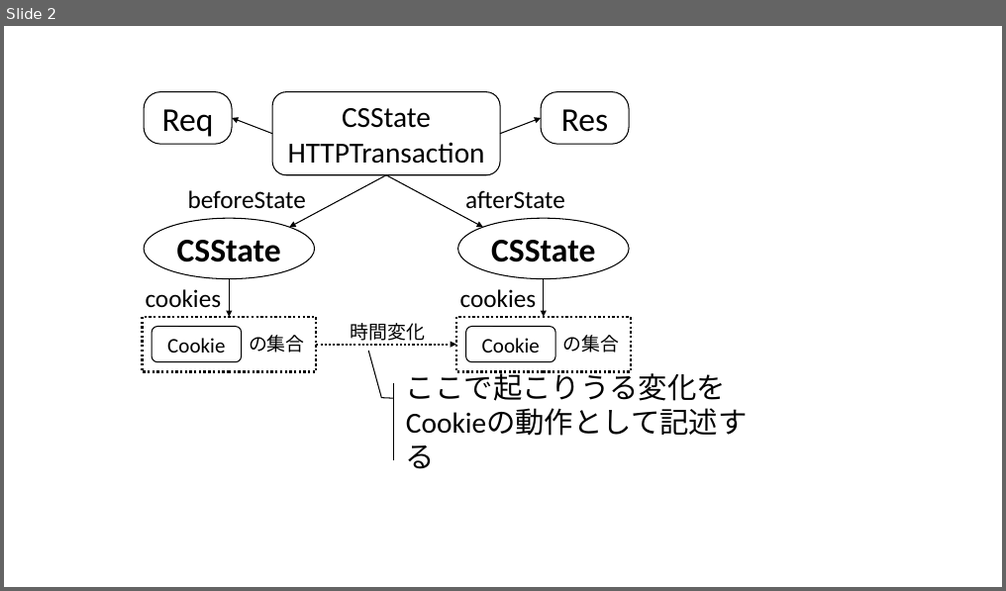
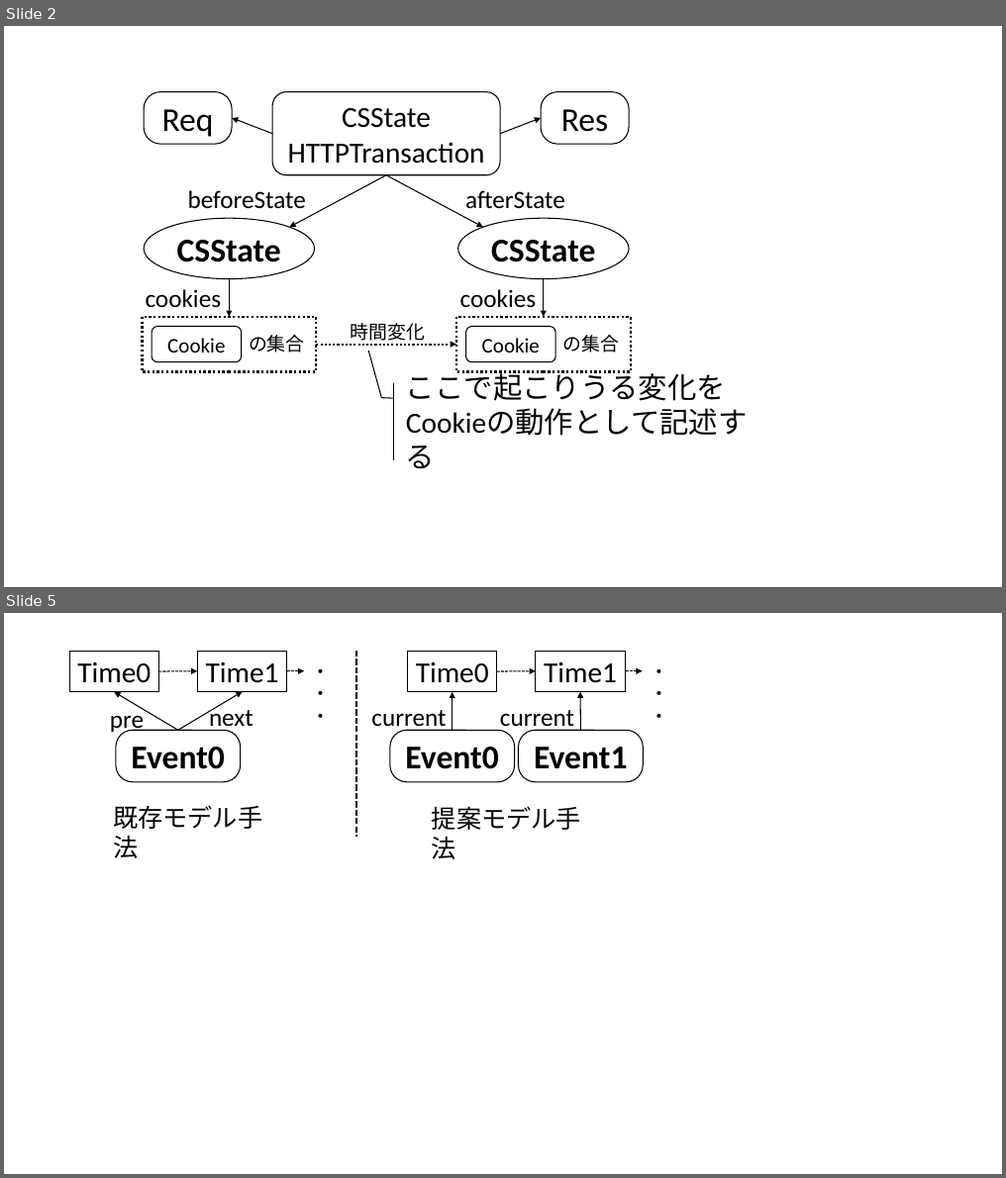
Before and after one commit to simahell/Master-Thesis, a slide deck: fig/fig.pptx. Shown one above the other, each under a label of ours: slide 2 before the commit, slides 2 and 5 after it; the slides between them are not shown. The pictures are 1006x591 and 1006x1178 pixels, drawn with LibreOffice and Linux fonts; fonts in the diff are those of the drawing. Boxes give left, top, right and bottom in pixels: in the first picture for what was removed or moved away, otherwise in the second. Text is boxed around its words. In the diff, an @@ line names an element or a change of style, - is before the commit and + after.

Commit message:
時相論理の提案記述法を記述

```diff
--- a/fig/fig.pptx
+++ b/fig/fig.pptx
@@ slide 5 added at <box>4,613,1002,1174</box>, background #FFFFFF @@
@@ rectangle added at <box>27,651,685,837</box>, fill #FFFFFF, outline #FFFFFF 1 pt @@
@@ rectangle added at <box>70,652,159,692</box>, outline #000000 1 pt, 28 pt, text #000000 @@
+Time0
@@ arrow added from (159, 671) to (197, 671), #000000 1 pt dashed @@
@@ rectangle added at <box>197,651,287,691</box>, outline #000000 1 pt, 28 pt, text #000000 @@
+Time1
@@ arrow added from (287, 671) to (304, 671), #000000 1 pt dashed @@
@@ text added at <box>312,669,331,718</box>, 18 pt, text #000000 @@
+・・・
@@ line added from (356, 651) to (356, 837), #000000 2 pt dashed @@
@@ rectangle added at <box>408,652,497,692</box>, outline #000000 1 pt, 28 pt, text #000000 @@
+Time0
@@ arrow added from (497, 671) to (536, 671), #000000 1 pt dashed @@
@@ rectangle added at <box>536,651,626,691</box>, outline #000000 1 pt, 28 pt, text #000000 @@
+Time1
@@ arrow added from (626, 671) to (643, 671), #000000 1 pt dashed @@
@@ text added at <box>649,669,668,718</box>, 18 pt, text #000000 @@
+・・・
@@ arrow added from (177, 730) to (114, 692), #000000 1 pt @@
@@ arrow added from (177, 730) to (242, 691), #000000 1 pt @@
@@ arrow added from (452, 730) to (452, 692), #000000 1 pt @@
@@ arrow added from (580, 730) to (580, 691), #000000 1 pt @@
@@ text added at <box>110,707,144,734</box>, 24 pt, text #000000 @@
+pre
@@ rounded rectangle added at <box>116,730,240,781</box>, outline #000000 1 pt, 32 pt, text #000000, bold @@
+Event0
@@ text added at <box>209,706,253,733</box>, 24 pt, text #000000 @@
+next
@@ text added at <box>371,710,446,733</box>, 24 pt, text #000000 @@
+current
@@ rounded rectangle added at <box>390,730,515,781</box>, outline #000000 1 pt, 32 pt, text #000000, bold @@
+Event0
@@ text added at <box>500,710,574,733</box>, 24 pt, text #000000 @@
+current
@@ rounded rectangle added at <box>519,730,643,781</box>, outline #000000 1 pt, 32 pt, text #000000, bold @@
+Event1
@@ text added at <box>113,805,262,859</box>, 24 pt, text #000000 @@
+既存モデル手法
@@ text added at <box>432,806,581,860</box>, 24 pt, text #000000 @@
+提案モデル手法
```
Also in this commit, not shown: 2 slides changed, 1 other slide added, 15 other files.
